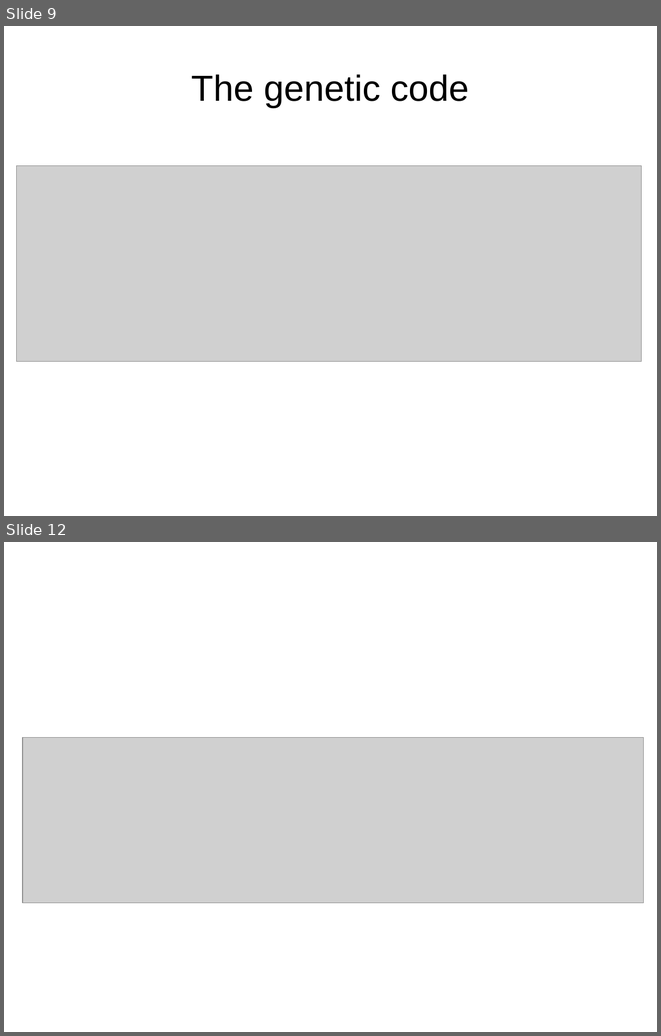
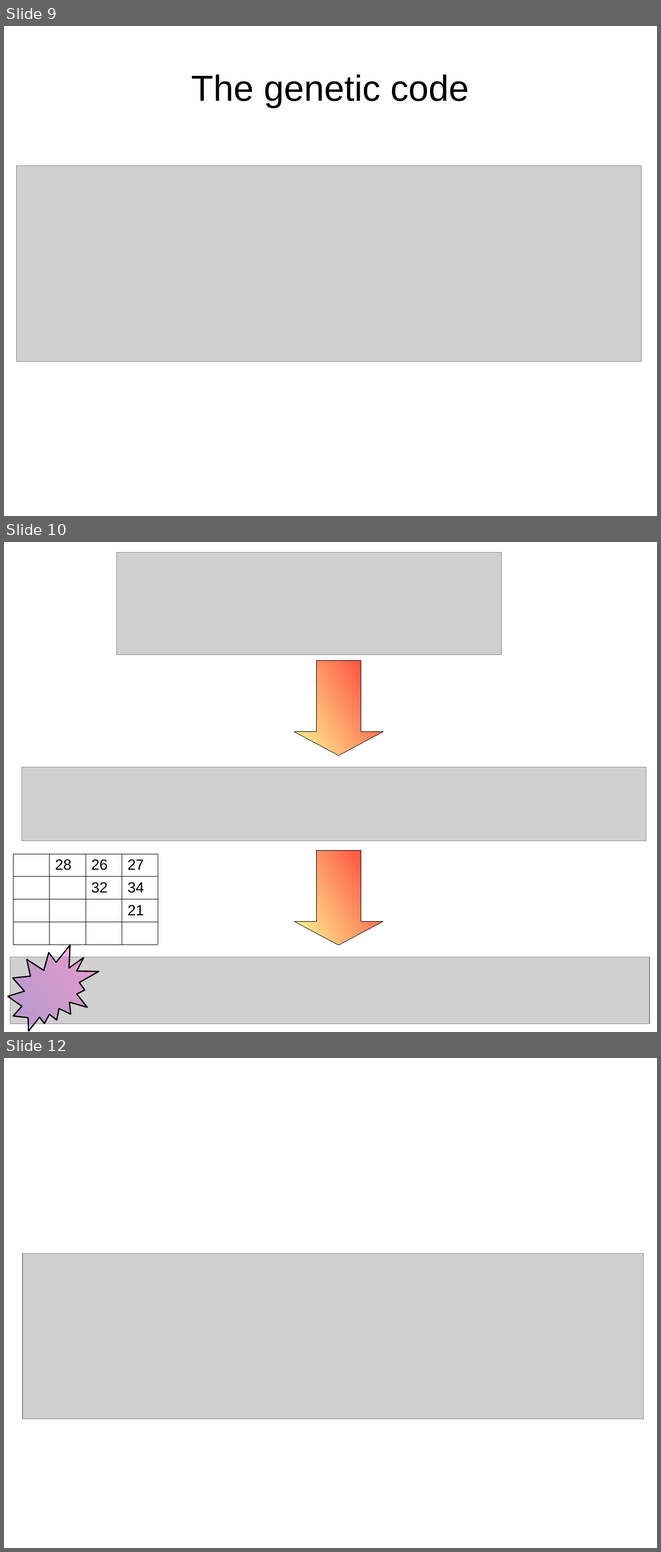
Before and after one commit to richelbilderbeek/tece_logo, a slide deck: presentation.odp. Shown one above the other, each under a label of ours: slides 9 and 12 before the commit, slides 9, 10 and 12 after it; the slides between them are not shown. The pictures are 661x1036 and 661x1552 pixels, drawn with LibreOffice and Linux fonts; fonts in the diff are those of the drawing; grey boxes stand for pictures. Boxes give left, top, right and bottom in pixels: in the first picture for what was removed or moved away, otherwise in the second. Text is boxed around its words. In the diff, an @@ line names an element or a change of style, - is before the commit and + after.

```diff
--- a/presentation.odp
+++ b/presentation.odp
@@ slide 10 added at [4,542,657,1032], background #FFFFFF @@
@@ picture added at [116,552,502,654] @@
@@ down arrow added at [294,661,383,755], fill gradient #FF3333 to #FFFF99, outline #000000 0 pt @@
@@ picture added at [22,767,646,840] @@
@@ table added at [13,854,158,944], 4 rows, 4 columns @@
+ | 28 | 26 | 27
+ |  | 32 | 34
+ |  |  | 21
+ |  |  | 
@@ down arrow added at [294,850,383,945], fill gradient #FF3333 to #FFFF99, outline #000000 0 pt @@
@@ irregular seal added at [8,945,99,1031], fill gradient #FF66CC to #9966CC, outline #000000 1.5 pt @@
@@ picture added at [10,957,650,1024] @@
```
Also in this commit, not shown: 1 slide changed, 1 slide removed.
